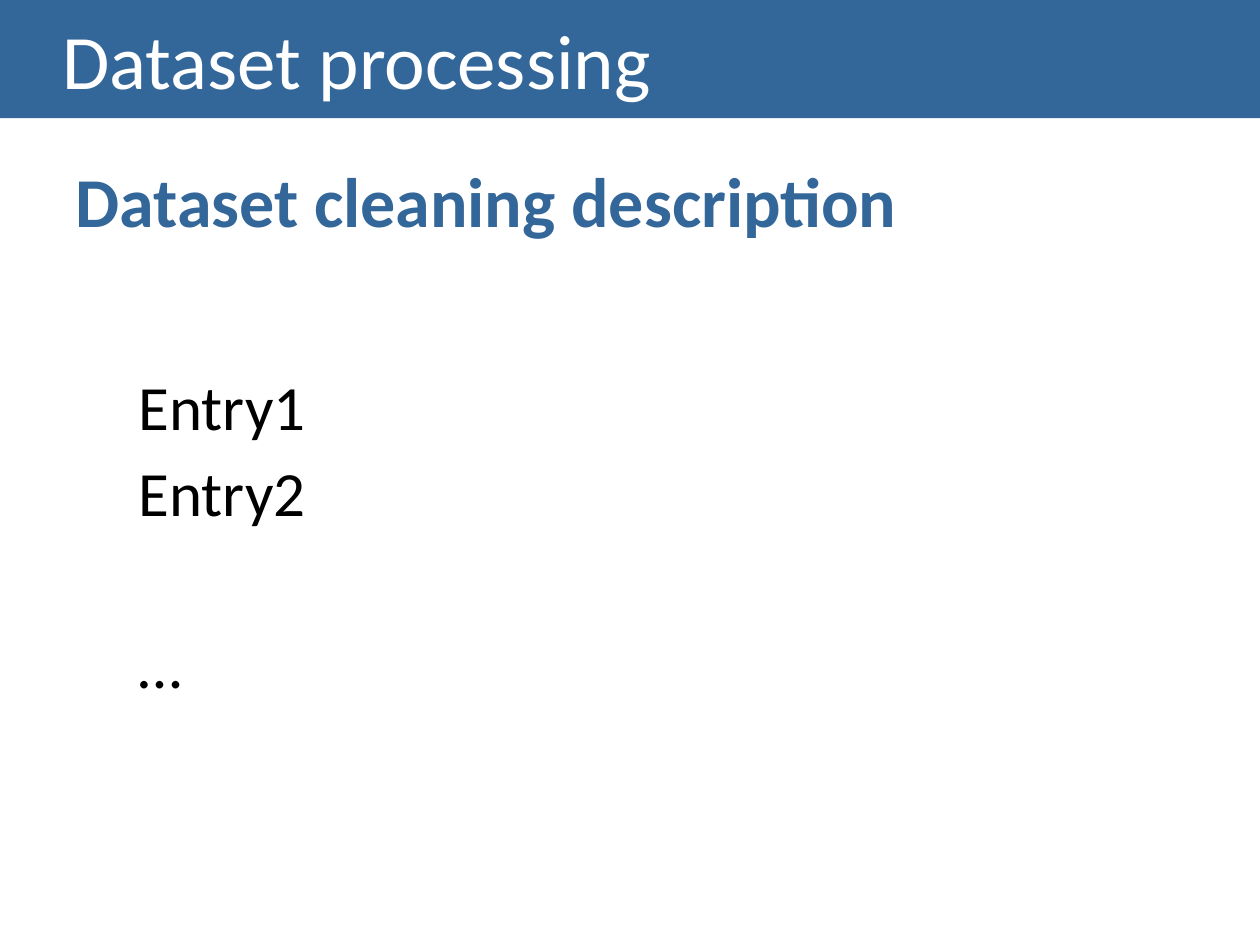
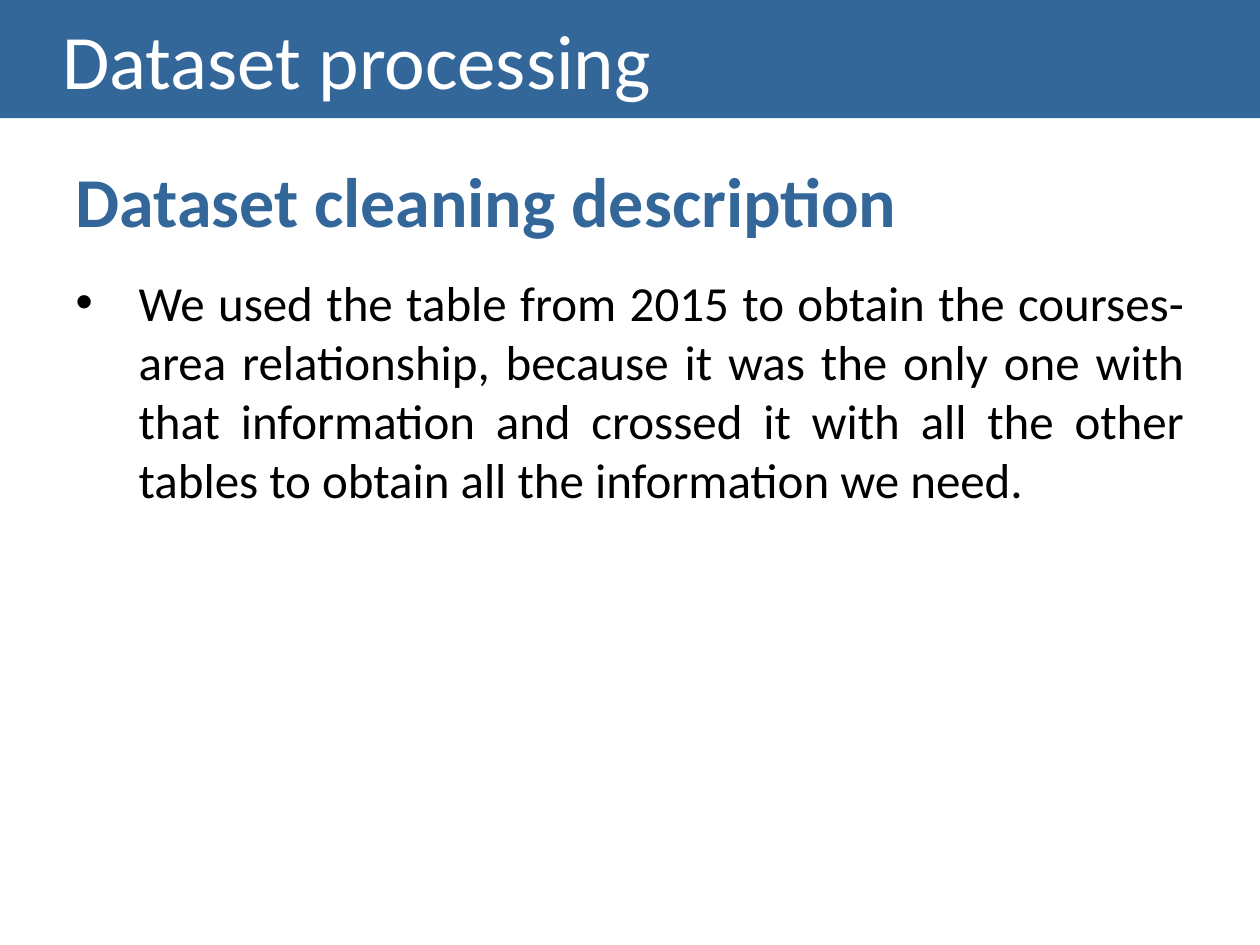
Before and after one commit to Strabox/Higher-Education-Unemployment-Portugal, a slide deck: slide 15 of II-Checkpoint/II-Checkpoint Presentation.pptx (slide 14 before the commit). Drawn at 1260x945 pixels with LibreOffice and Linux fonts; fonts in the diff are those of the drawing. Boxes give left, top, right and bottom in pixels: in the first picture for what was removed or moved away, otherwise in the second. Text is boxed around its words. In the diff, an @@ line names an element or a change of style, - is before the commit and + after.

```diff
--- a/II-Checkpoint/II-Checkpoint Presentation.pptx
+++ b/II-Checkpoint/II-Checkpoint Presentation.pptx
@@ text at (139, 287, 1184, 499): text changed; size 36 to 28 pt @@
-  Entry1
-  Entry2
-  …
+• We used the table from 2015 to obtain the courses-area relationship, because it was the only one with that information and crossed it with all the other tables to obtain all the information we need.
```
Also in this commit, not shown: 6 other slides changed, 3 slides added, 2 slides removed.
